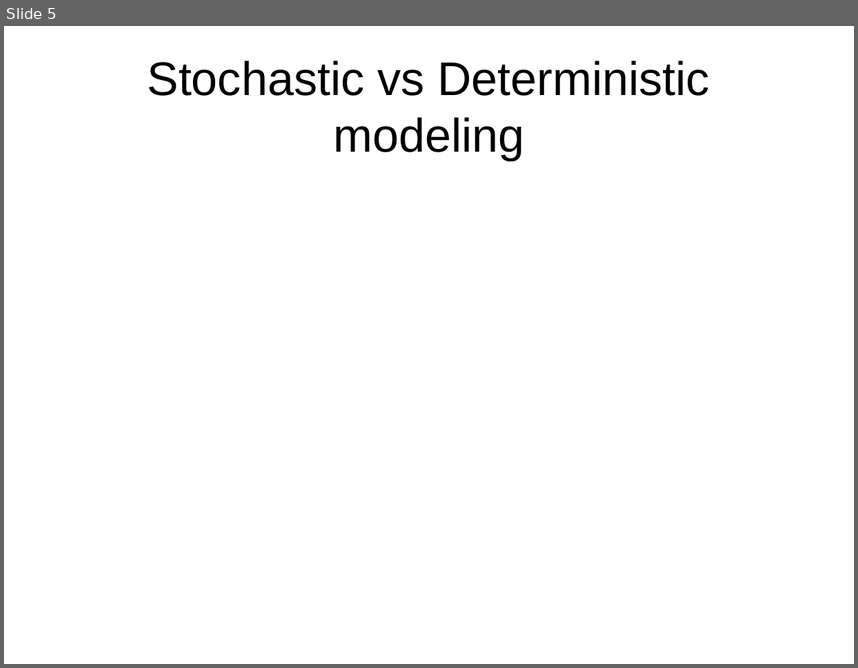
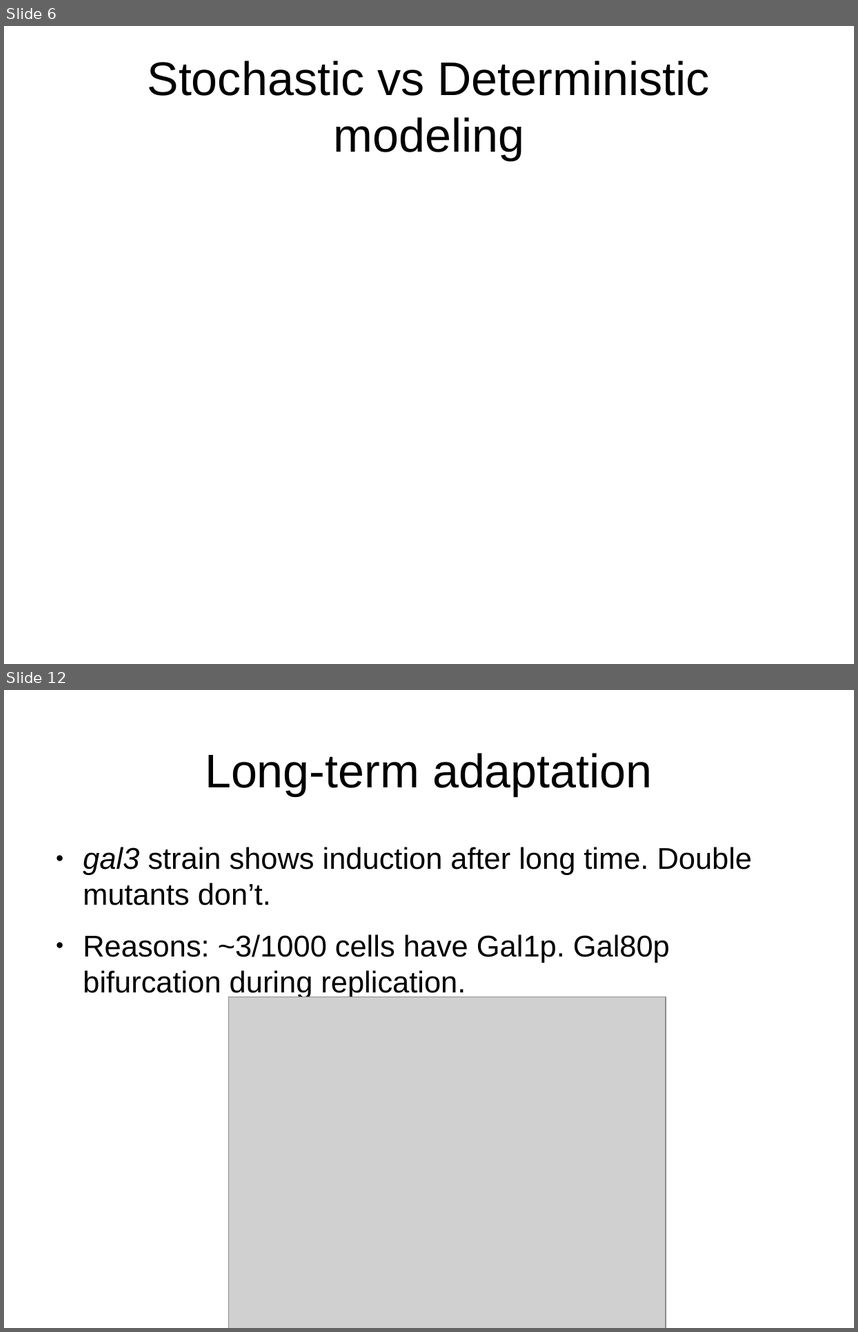
Before and after one commit to askhari139/a, a slide deck: presentation.odp. Shown one above the other, each under a label of ours: slide 5 before the commit, slides 6 and 12 after it; the slides between them are not shown. The pictures are 858x668 and 858x1332 pixels, drawn with LibreOffice and Linux fonts; fonts in the diff are those of the drawing; grey boxes stand for pictures. Boxes give left, top, right and bottom in pixels: in the first picture for what was removed or moved away, otherwise in the second. Text is boxed around its words. In the diff, an @@ line names an element or a change of style, - is before the commit and + after.

```diff
--- a/presentation.odp
+++ b/presentation.odp
@@ slide 12 added at [4,690,854,1328], background #FFFFFF @@
@@ title added at [205,753,653,796], 44 pt, text #000000 @@
+Long-term adaptation
@@ text added at [83,847,753,998], 28 pt, text #000000 @@
+● gal3 strain shows induction after long time. Double mutants don’t.
+● Reasons: ~3/1000 cells have Gal1p. Gal80p bifurcation during replication.
@@ picture added at [228,997,666,1328] @@
@@ what was slide 5 is now slide 6 @@
```
Also in this commit, not shown: 9 other slides added.
